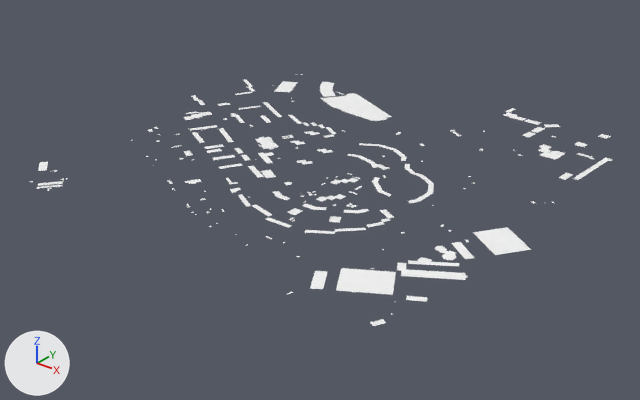
Renders of the glTF model MapData/meshes/bld_roof_1_1.glb from each side of a commit.
Camera for both pictures: a camera (50 mm lens) standing at (666.0, -2020.0, 927.0) and looking at (-495.0, -568.0, 27.0). Lighting does not change. The marker at lower left points along +X, +Y and +Z. The older version comes first.

In view in the first picture: 'geometry_0'.
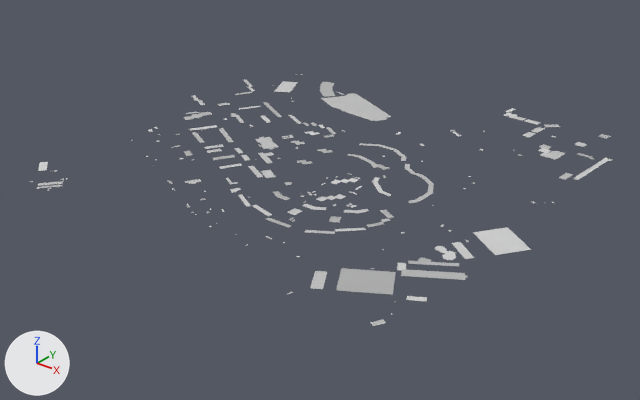
Pixel boxes (x1, y1, x2, y2) of what changed, in the pictures (640 x 400 px; the box of a moved part takes in the faces that stretch with it):
'geometry_0', recoloured, reshaped
    both: (29, 74, 612, 326)
part 1 of me_geometry_0, moved or reshaped
    before: (440, 250, 456, 260)
    after: (441, 250, 456, 260)

Diff of the bpy script that builds the scene:
```diff
--- a/MapData/meshes/bld_roof_1_1.glb.py
+++ b/MapData/meshes/bld_roof_1_1.glb.py
@@ mat_bld_roof @@
 n0 = _N.new('ShaderNodeBsdfPrincipled'); n0.name = 'Principled BSDF'
-n0.inputs[0].default_value = (1.0, 1.0, 1.0, 1.0)  # 'Base Color', white #ffffff
 n0.inputs[1].default_value = 1.0  # 'Metallic'
@@ mat_bld_roof @@
 n1 = _N.new('ShaderNodeOutputMaterial'); n1.name = 'Material Output'
+n2 = _N.new('ShaderNodeVertexColor'); n2.name = 'Color Attribute'
 _L.new(n0.outputs[0], n1.inputs[0])  # 'BSDF' to 'Surface'
+_L.new(n2.outputs[0], n0.inputs[0])  # 'Color' to 'Base Color'
@@ me_geometry_0 @@
 me_geometry_0.from_pydata(...)  # 1085 vertices, 667 faces; spans x -1045.0..46.0, y -1017.0..-5.0, z 89.0..164.0
 # used by ob_geometry_0; location = (0.0, 0.0, 0.0)
-me_geometry_0.vertices[373].co = (-54.0, -746.0, 117.0)  # pixel (445, 253)
-me_geometry_0.vertices[380].co = (-36.0, -730.0, 117.0)  # pixel (457, 253)
-me_geometry_0.vertices[384].co = (-50.0, -733.0, 117.0)  # pixel (450, 251)
-me_geometry_0.vertices[385].co = (-54.0, -729.0, 117.0)  # pixel (450, 250)
+# me_geometry_0 part 1
+me_geometry_0.vertices[373].co = (-54.0, -745.0, 117.0)  # pixel (445, 253)
+me_geometry_0.vertices[380].co = (-37.0, -731.0, 117.0)  # pixel (457, 253)
+me_geometry_0.vertices[384].co = (-50.0, -734.0, 117.0)  # pixel (450, 251)
+me_geometry_0.vertices[385].co = (-53.0, -729.0, 117.0)  # pixel (450, 250)
 me_geometry_0.materials.append(mat_bld_roof)
```
